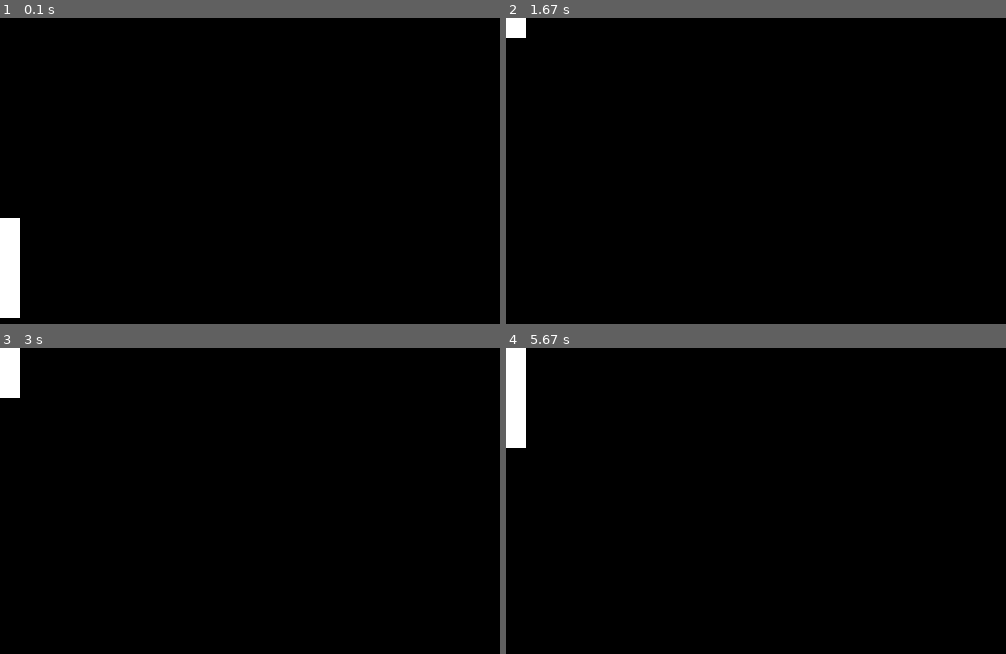
Above: before the commit, frames 1-4 (two rows, left to right).
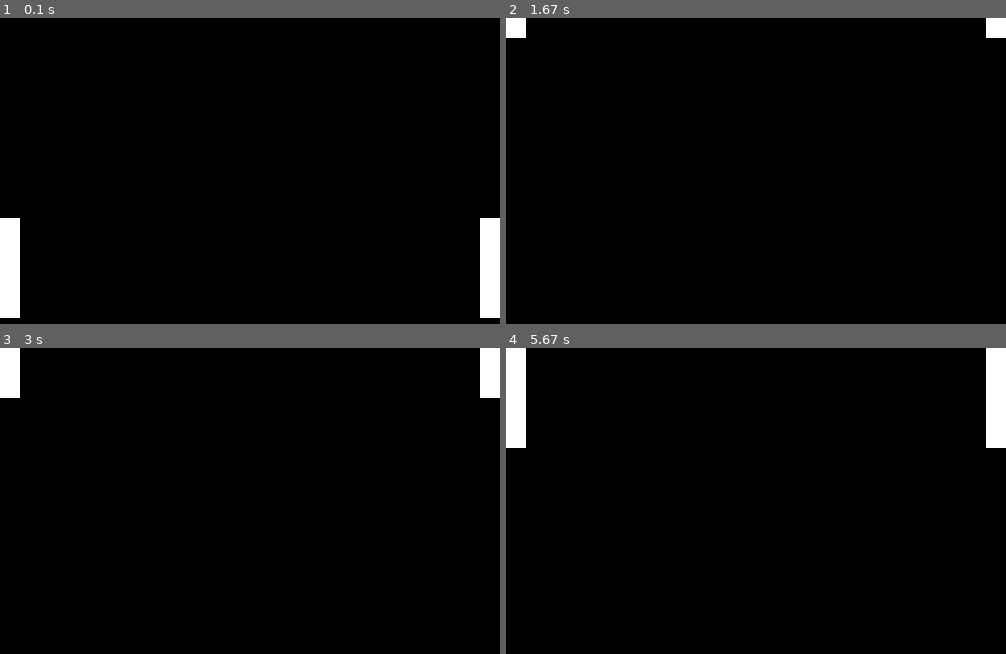
Above: after the commit, the same moments.

Repository: TerranceN/Pygame_Example_Pong
Game: pygame game, started from pong.py
Two runs of this game, one before a commit and one after it. Both use one fixed random seed, a clock stepped at 60 frames per second and the inputs below.
Inputs:
- Up to frame 1 (0.1 s): no input
- Up to frame 2 (1.67 s): hold W 0.33-0.8 s; hold Up 0.33-0.8 s; tap Enter at 0.83 s; hold Up 1.17-1.63 s; hold W 1.17-1.63 s
- Up to frame 3 (3 s): hold Down 1.67-1.97 s; hold S 1.67-1.97 s; hold Up 2-2.37 s; hold W 2-2.37 s; hold Down 2.4-2.77 s; hold S 2.4-2.77 s; hold Up from 2.8 s (still down); hold W from 2.8 s (still down)
- Up to frame 4 (5.67 s): release Up at 3.1 s; release W at 3.1 s; hold Down 3.13-3.43 s; hold S 3.13-3.43 s; hold Up 3.47-3.83 s; hold W 3.47-3.83 s; hold Down 3.87-4.23 s; hold S 3.87-4.23 s; hold Up 4.27-4.57 s; hold W 4.27-4.57 s; hold Down 4.6-4.9 s; hold S 4.6-4.9 s; hold Up 4.93-5.3 s; hold W 4.93-5.3 s; hold Down from 5.33 s (still down); hold S from 5.33 s (still down)

The runs differ from the first frame. In frame 1, 1.3% of the frame differs, in the area x 96-100%, y 65-99%; in frame 2, 0.3%; in frame 3, 0.7%; in frame 4, 1.3%.

Commit message:
Added second paddle

Diff:
--- a/pong.py
+++ b/pong.py
@@ -15,7 +15,11 @@
 p1UpPressed = False
 p1DownPressed = False
 
+p2UpPressed = False
+p2DownPressed = False
+
 p1Position = 250
+p2Position = 250
 
 # this is the game loop. since it continues while isRunning is true,
 # setting it to false in the game loop ends the game
@@ -29,21 +33,43 @@
                 p1UpPressed = True
             elif event.key == pygame.K_s:
                 p1DownPressed = True
+            elif event.key == pygame.K_UP:
+                p2UpPressed = True
+            elif event.key == pygame.K_DOWN:
+                p2DownPressed = True
         elif event.type == pygame.KEYUP:
             if event.key == pygame.K_w:
                 p1UpPressed = False
             elif event.key == pygame.K_s:
                 p1DownPressed = False
+            elif event.key == pygame.K_UP:
+                p2UpPressed = False
+            elif event.key == pygame.K_DOWN:
+                p2DownPressed = False
 
     # update code
     if p1UpPressed:
         p1Position -= 5
     if p1DownPressed:
         p1Position += 5
+    if p2UpPressed:
+        p2Position -= 5
+    if p2DownPressed:
+        p2Position += 5
 
     # draw code
+    # clear display
     display.fill((0, 0, 0))
+
+    # draw first player
     pygame.draw.rect(display, (255, 255, 255), (0, p1Position - PADDLE_HEIGHT / 2, PADDLE_WIDTH, PADDLE_HEIGHT))
+
+    #draw second player
+    pygame.draw.rect(display, (255, 255, 255), (500 - PADDLE_WIDTH, p2Position - PADDLE_HEIGHT / 2, PADDLE_WIDTH, PADDLE_HEIGHT))
+
+    # print display to the screen
     pygame.display.flip()
 
+    # delay game so it runs at a specific framerate. If you didn't do this the game would run way too fast,
+    # and would run at a different speed depending on the speed of your computer.
     clock.tick(60)
